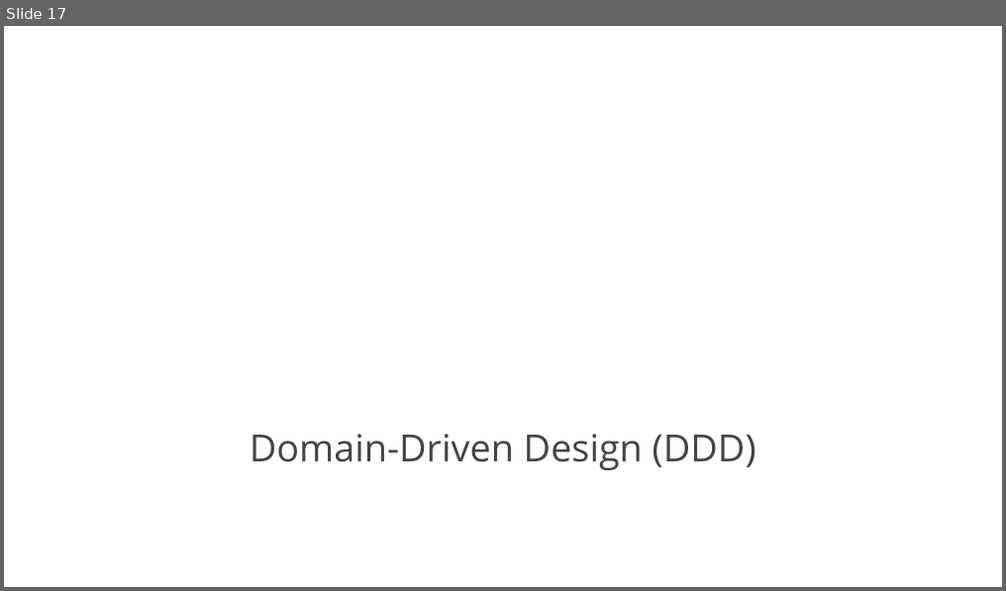
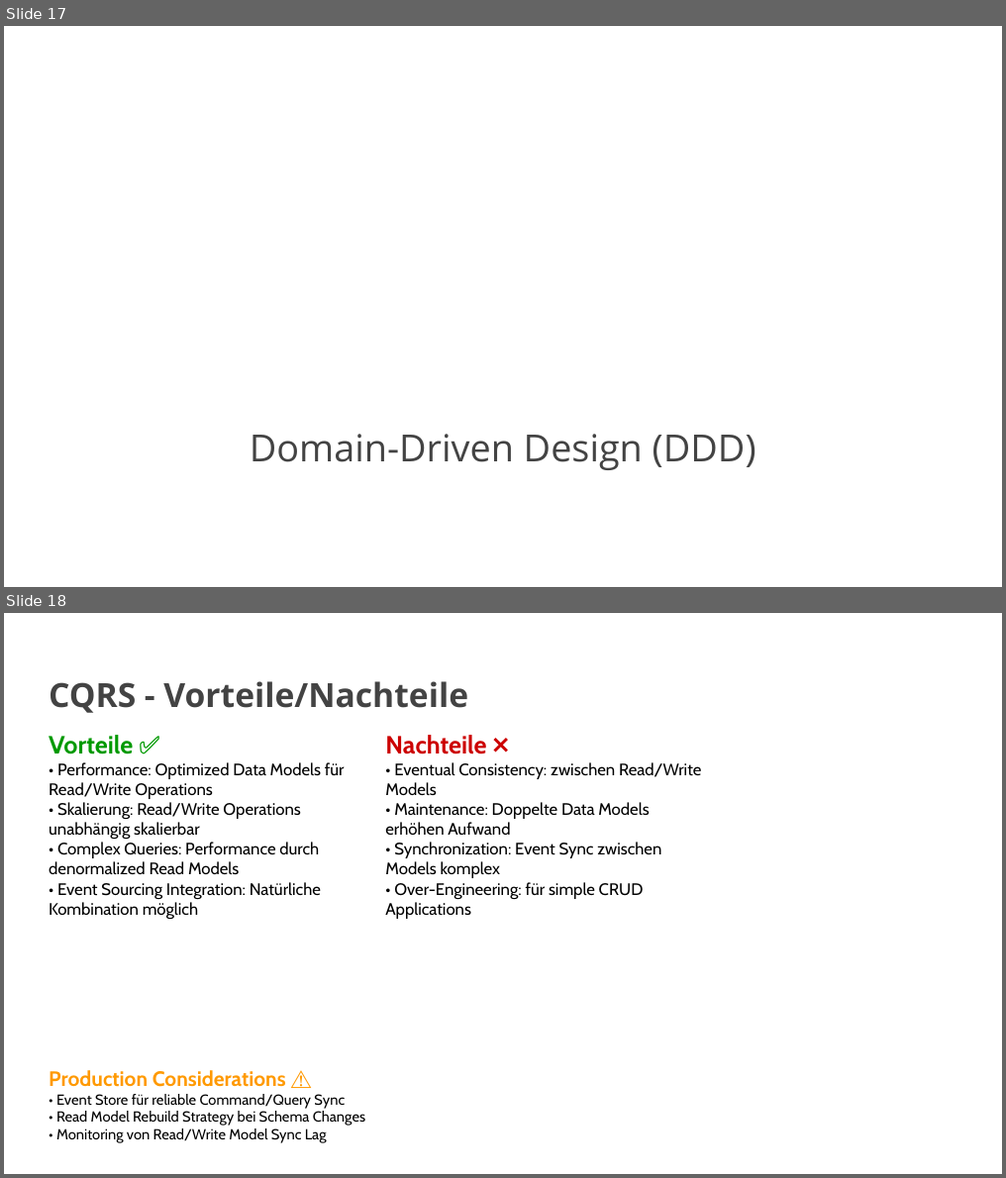
Before and after one commit to vanillacore-net/september-2025-telekom-training, a slide deck: presentations/powerpoint/arch-patterns-part2.pptx. Shown one above the other, each under a label of ours: slide 17 before the commit, slides 17 and 18 after it. The pictures are 1006x591 and 1006x1178 pixels, drawn with LibreOffice and Linux fonts; fonts in the diff are those of the drawing; background and template pictures are left out. Boxes give left, top, right and bottom in pixels: in the first picture for what was removed or moved away, otherwise in the second. Text is boxed around its words. In the diff, an @@ line names an element or a change of style, - is before the commit and + after.

```diff
--- a/presentations/powerpoint/arch-patterns-part2.pptx
+++ b/presentations/powerpoint/arch-patterns-part2.pptx
@@ slide 18 added at (4,613,1002,1174), background #FFFFFF @@
@@ title added at (49,681,468,713), 32 pt, text #434343, bold @@
+CQRS - Vorteile/Nachteile
@@ text added at (49,735,345,919), 16 pt, text #000000 @@
+Vorteile ✅
+• Performance: Optimized Data Models für Read/Write Operations
+• Skalierung: Read/Write Operations unabhängig skalierbar
+• Complex Queries: Performance durch denormalized Read Models
+• Event Sourcing Integration: Natürliche Kombination möglich
@@ text added at (385,735,701,919), 16 pt, text #000000 @@
+Nachteile ❌
+• Eventual Consistency: zwischen Read/Write Models
+• Maintenance: Doppelte Data Models erhöhen Aufwand
+• Synchronization: Event Sync zwischen Models komplex
+• Over-Engineering: für simple CRUD Applications
@@ text added at (49,1070,365,1144), 14 pt, text #000000 @@
+Production Considerations ⚠️
+• Event Store für reliable Command/Query Sync
+• Read Model Rebuild Strategy bei Schema Changes
+• Monitoring von Read/Write Model Sync Lag
```
Also in this commit, not shown: 10 slides changed, 7 other slides added, 2 slides removed, 5 other files.
